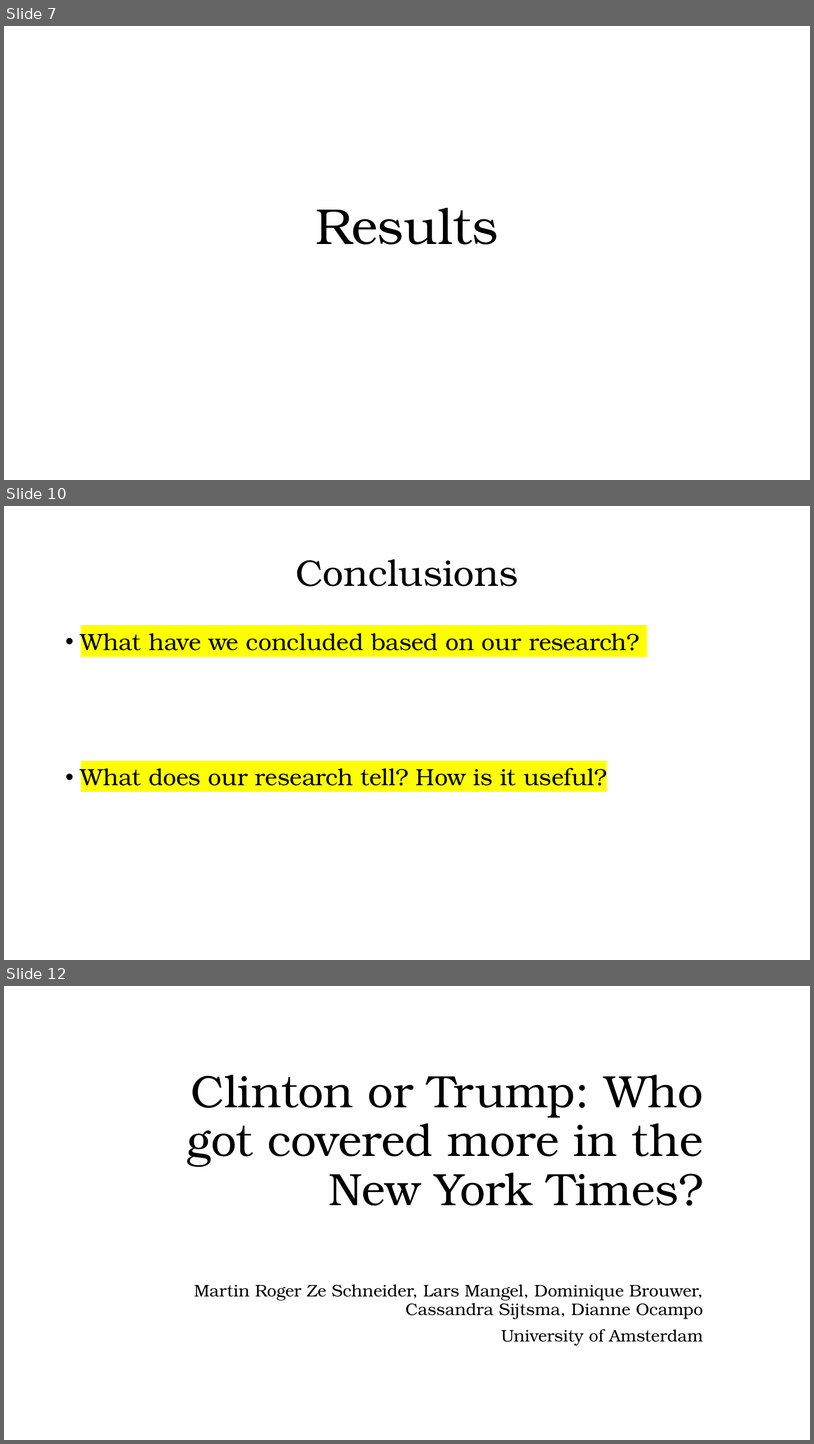
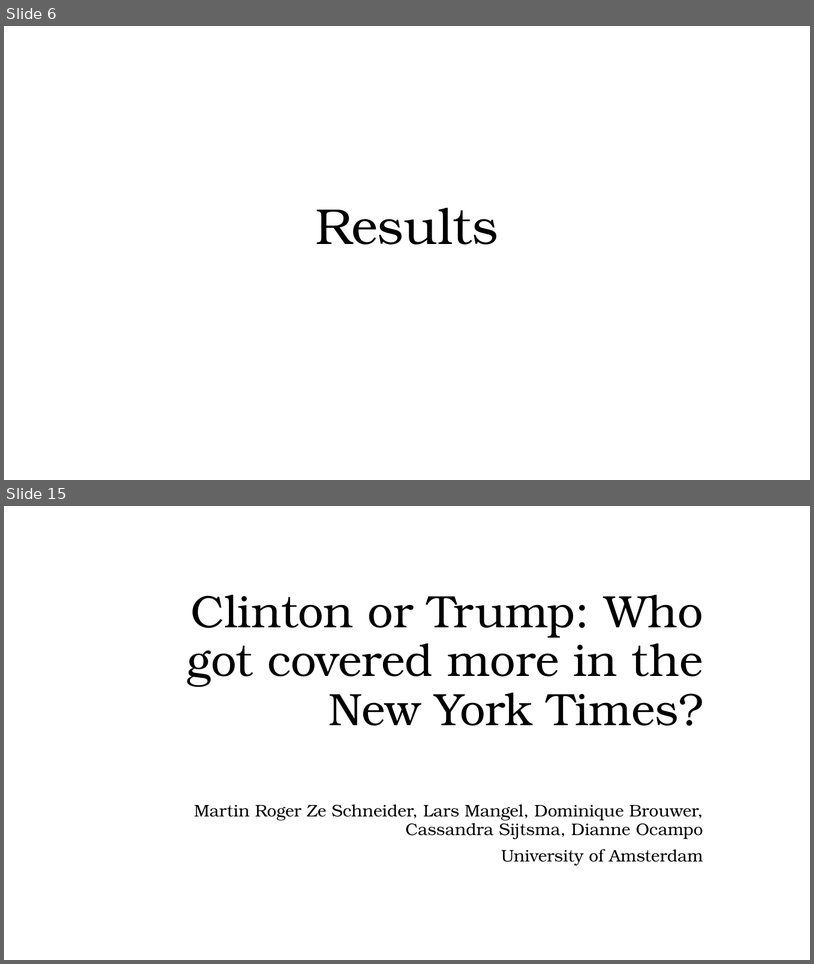
Before and after one commit to dnnocampo/PortfolioOtD, a slide deck: Powerpoint - Frequency Clinton and Trump.pptx. Shown one above the other, each under a label of ours: slides 7, 10 and 12 before the commit, slides 6 and 15 after it; the slides between them are not shown. The pictures are 814x1444 and 814x964 pixels, drawn with LibreOffice and Linux fonts; fonts in the diff are those of the drawing. Boxes give left, top, right and bottom in pixels: in the first picture for what was removed or moved away, otherwise in the second. Text is boxed around its words. In the diff, an @@ line names an element or a change of style, - is before the commit and + after.

```diff
--- a/Powerpoint - Frequency Clinton and Trump.pptx
+++ b/Powerpoint - Frequency Clinton and Trump.pptx
@@ slide 10 removed at box(4, 506, 810, 960), background #FFFFFF @@
@@ title removed at box(296, 559, 518, 586) @@
-Conclusions
@@ text removed at box(81, 633, 640, 786) @@
-• What have we concluded based on our research?
-• What does our research tell? How is it useful?
@@ what was slide 7 is now slide 6 @@
@@ what was slide 12 is now slide 15 @@
```
Also in this commit, not shown: 4 slides changed, 7 slides added, 3 other slides removed.
